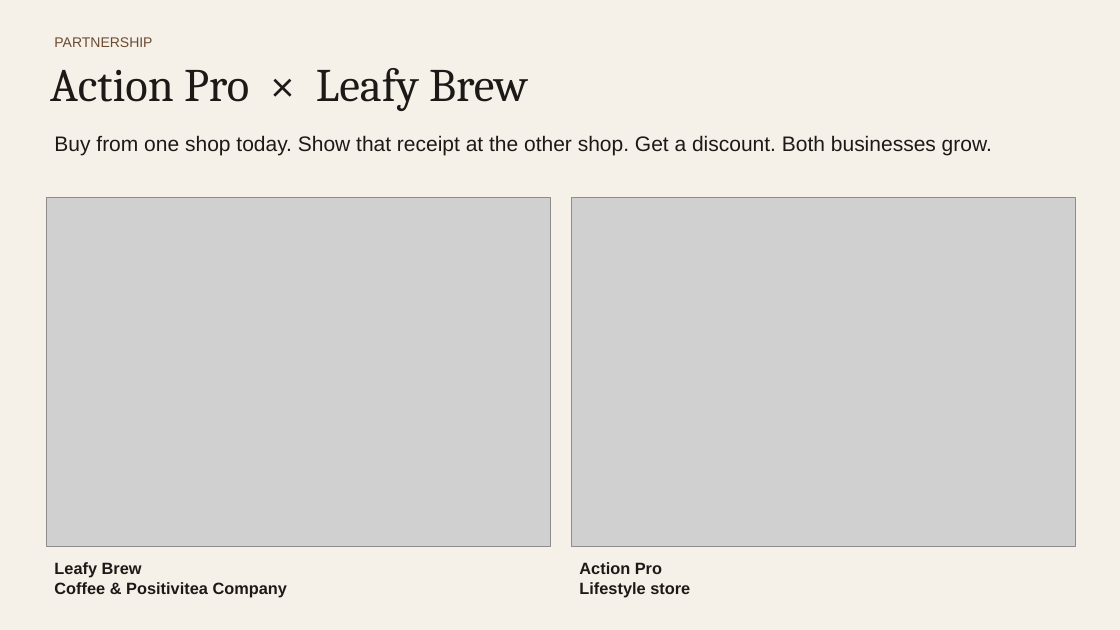
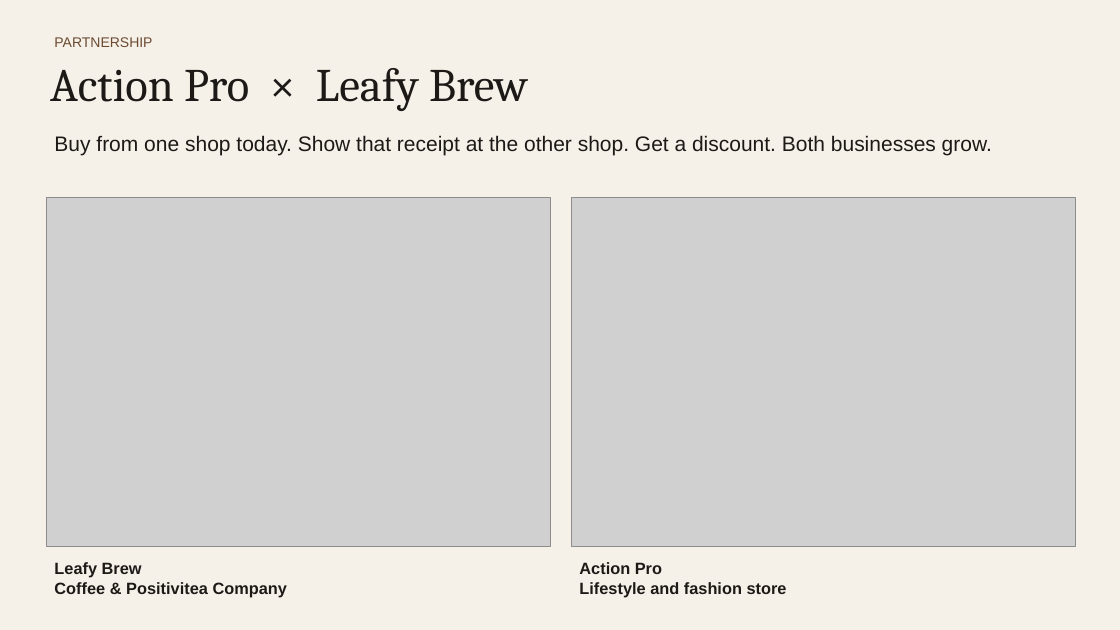
Before and after one commit to Shattrex/alanto-ai, a slide deck: slide 1 of partnership-proposal/Action-Pro-x-Leafy-Brew-Partnership.pptx. Drawn at 1120x630 pixels with LibreOffice and Linux fonts; fonts in the diff are those of the drawing; grey boxes stand for pictures. Boxes give left, top, right and bottom in pixels: in the first picture for what was removed or moved away, otherwise in the second. Text is boxed around its words. In the diff, an @@ line names an element or a change of style, - is before the commit and + after.

```diff
--- a/partnership-proposal/Action-Pro-x-Leafy-Brew-Partnership.pptx
+++ b/partnership-proposal/Action-Pro-x-Leafy-Brew-Partnership.pptx
@@ text at bbox=[579, 562, 787, 598]: text changed @@
-Action Pro
-Lifestyle store
+Action Pro
+Lifestyle and fashion store
```
Also in this commit, not shown: 1 other slide changed, 1 slide added, 2 other files.
